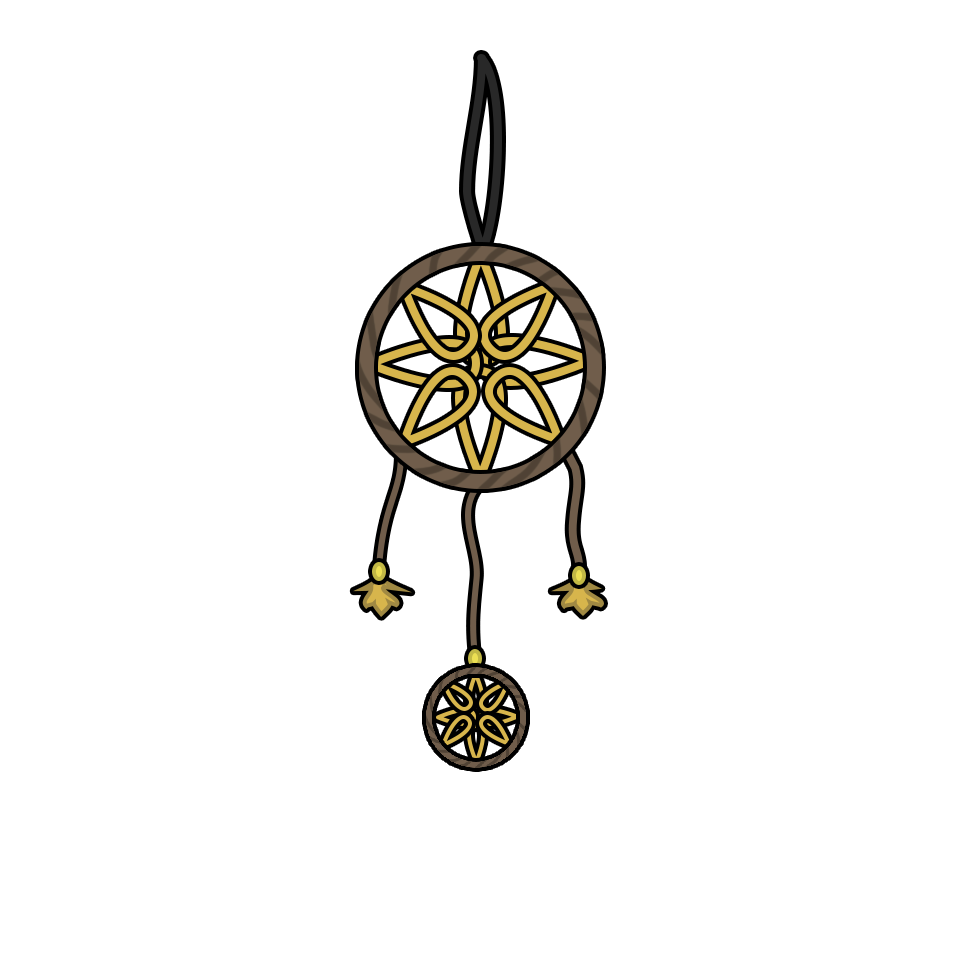
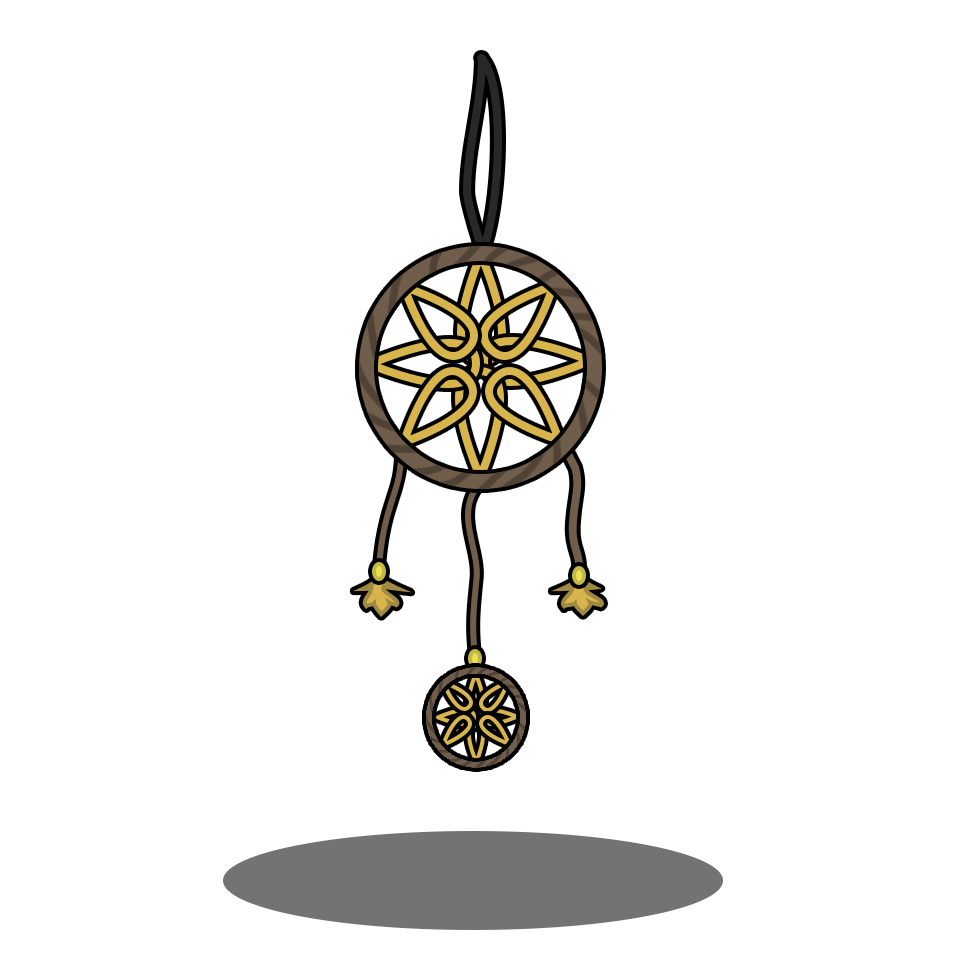
Layers edited between the first and the second 960 × 960 image:
added layer "Ellipse 3" in group "Wires" over [223, 831, 723, 930]
painted on "Shape 1" (4th of 16, in "Wires" › "Ring midden") over [480, 682, 509, 710]
